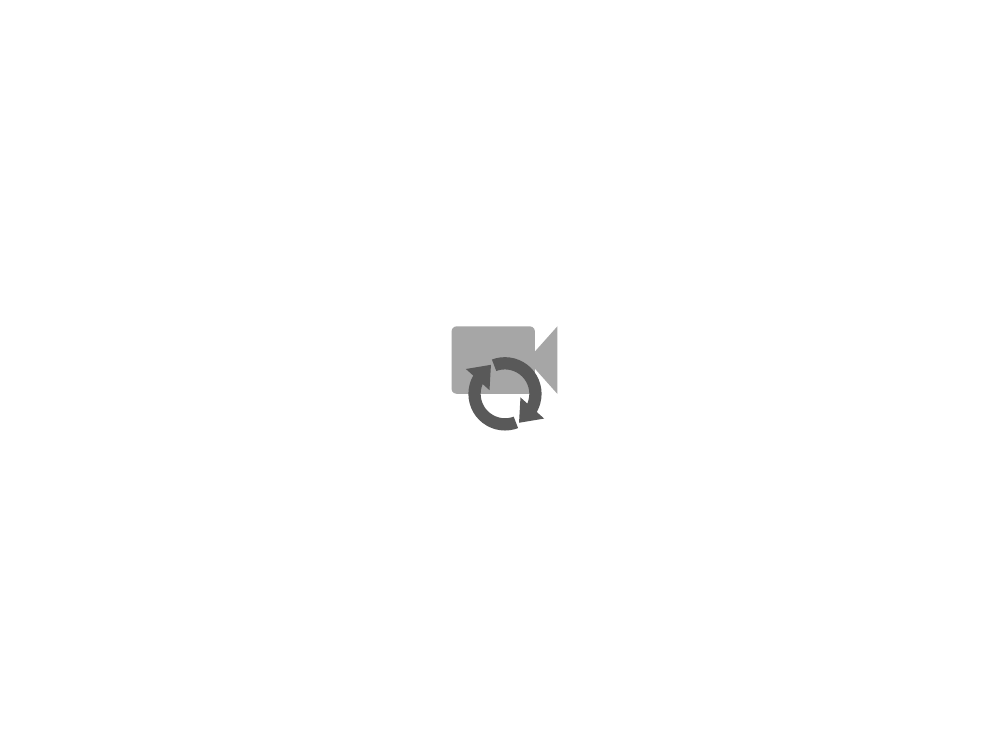
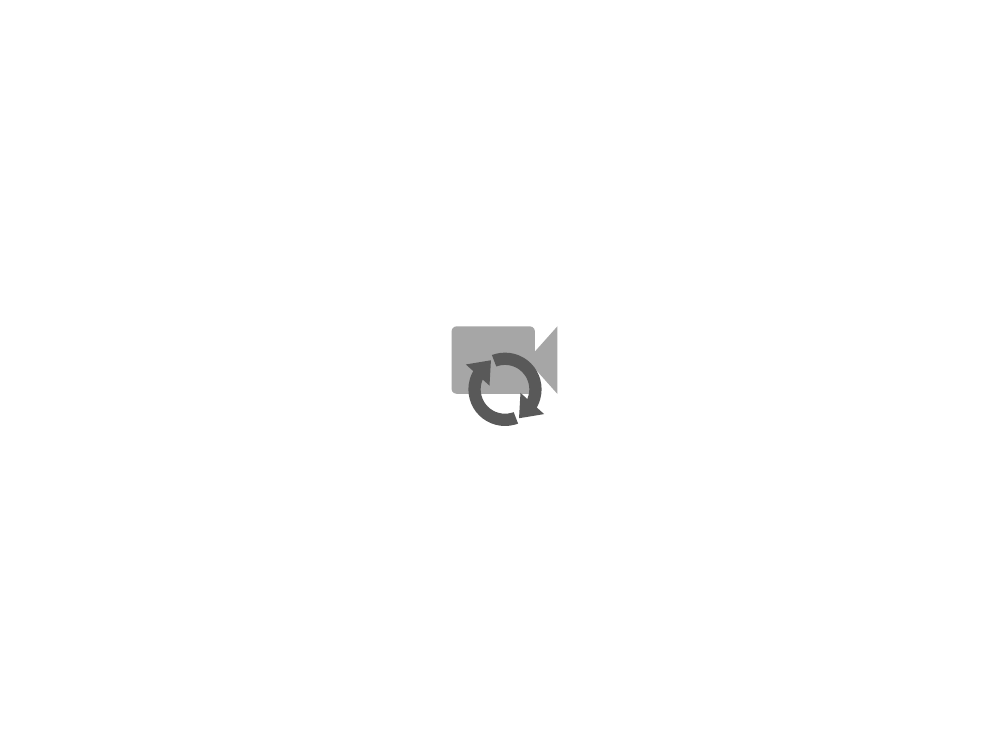
Before and after one commit to YinshengGuo/WinduVision, a slide deck: slide 9 of icons/icons.pptx. Drawn at 1008x756 pixels with LibreOffice and Linux fonts; fonts in the diff are those of the drawing. Boxes give left, top, right and bottom in pixels: in the first picture for what was removed or moved away, otherwise in the second. Text is boxed around its words. In the diff, an @@ line names an element or a change of style, - is before the commit and + after.

```diff
--- a/icons/icons.pptx
+++ b/icons/icons.pptx
@@ 2 circular arrows, 2 triangles: place and size @@
-2 circular arrows, 2 triangles at (446, 334, 565, 453)
+2 circular arrows, 2 triangles at (446, 330, 565, 449)
```
Also in this commit, not shown: 2 other slides changed, 4 slides added, 1 slide removed, 18 other files.
